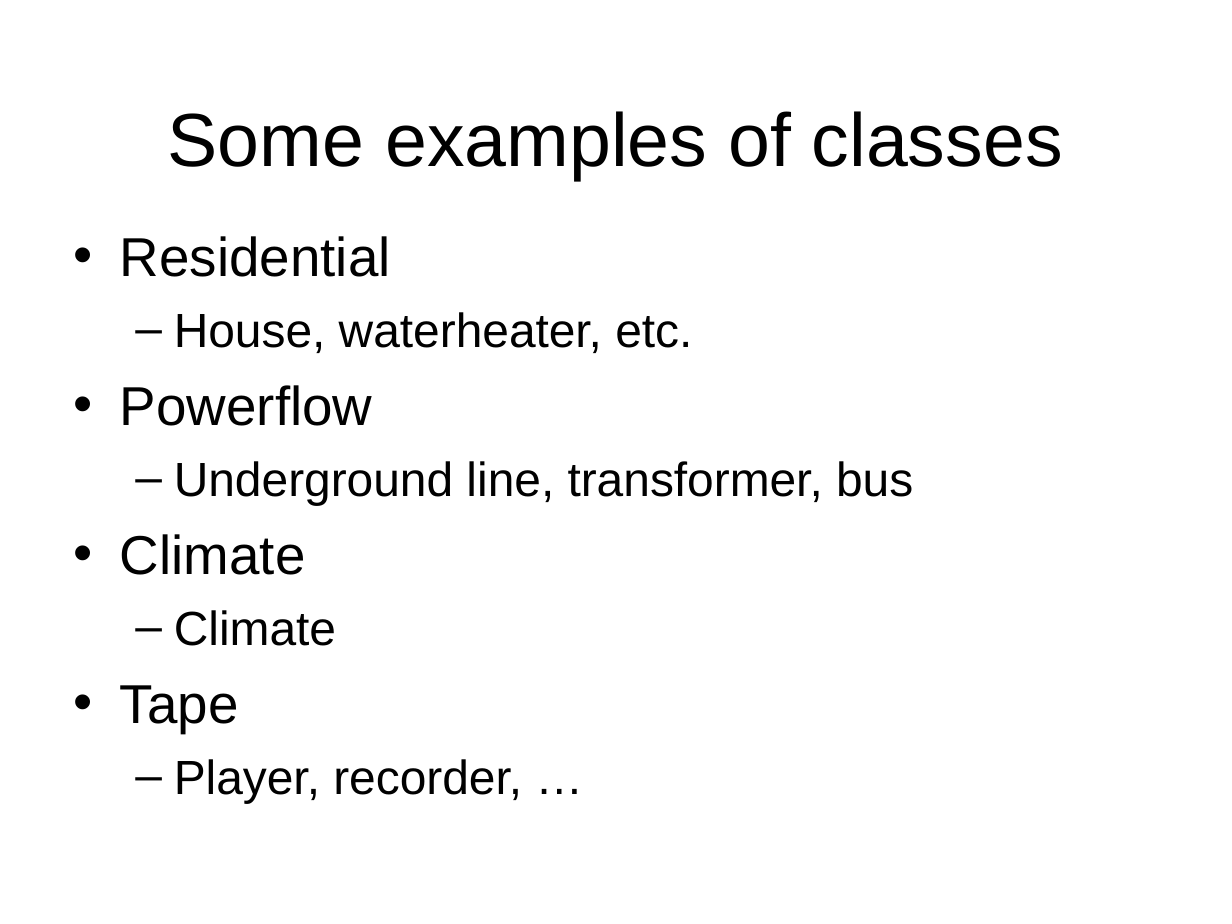
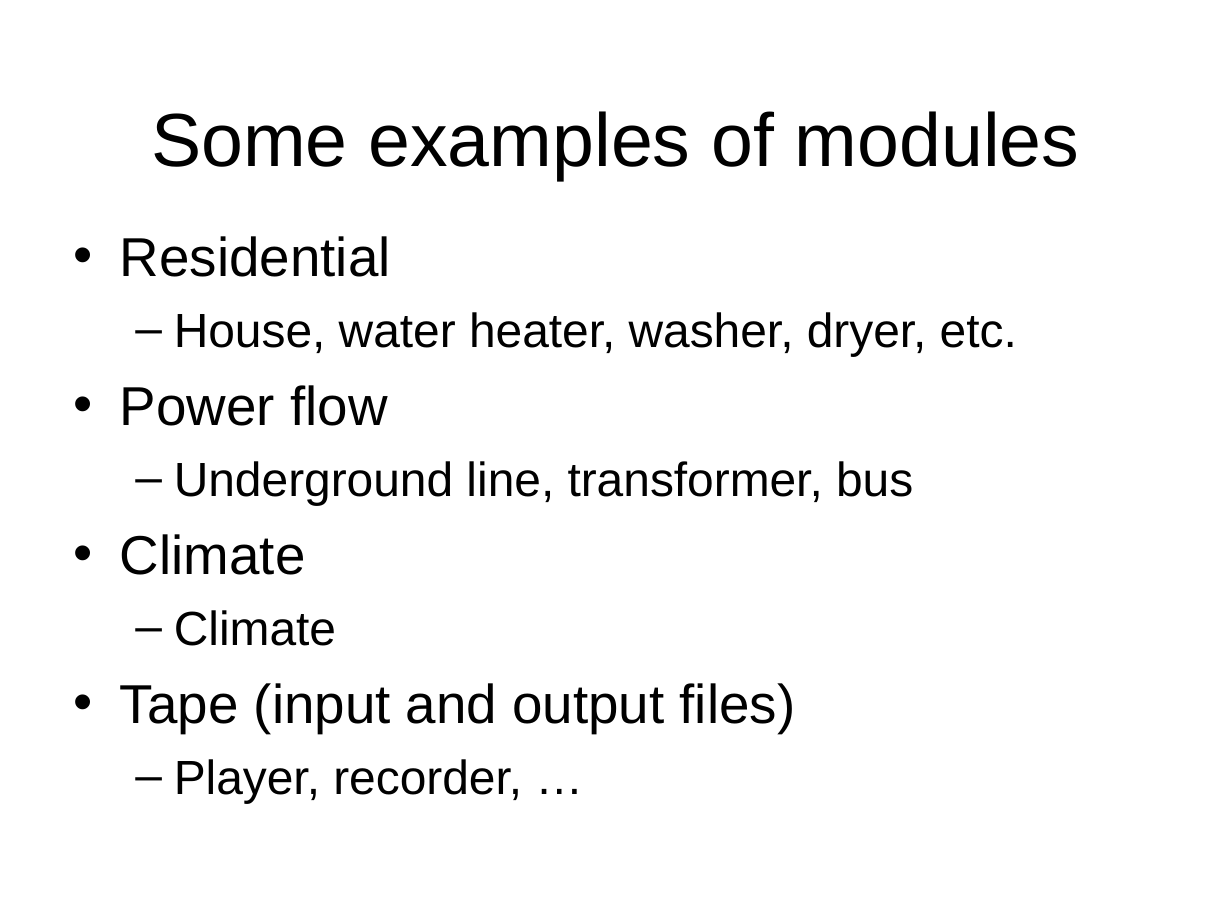
Before and after one commit to gridlab-d/course, a slide deck: slide 4 of 1.1 - What is GridLAB-D.pps (slide 8 before the commit). Drawn at 1232x924 pixels with LibreOffice and Linux fonts; fonts in the diff are those of the drawing; background and template pictures are left out. Boxes give left, top, right and bottom in pixels: in the first picture for what was removed or moved away, otherwise in the second. Text is boxed around its words. In the diff, an @@ line names an element or a change of style, - is before the commit and + after.

```diff
--- a/1.1 - What is GridLAB-D.pps
+++ b/1.1 - What is GridLAB-D.pps
@@ title at <box>151,111,1079,180</box>: text changed @@
-Some examples of classes
+Some examples of modules
@@ text at <box>120,312,1017,426</box>: text changed @@
-  – House, waterheater, etc.
-• Powerflow
+  – House, water heater, washer, dryer, etc.
+• Power flow
@@ text at <box>120,683,796,733</box>: text changed @@
-• Tape
+• Tape (input and output files)
```
Also in this commit, not shown: 2 other slides changed, 8 slides added, 5 slides removed.
